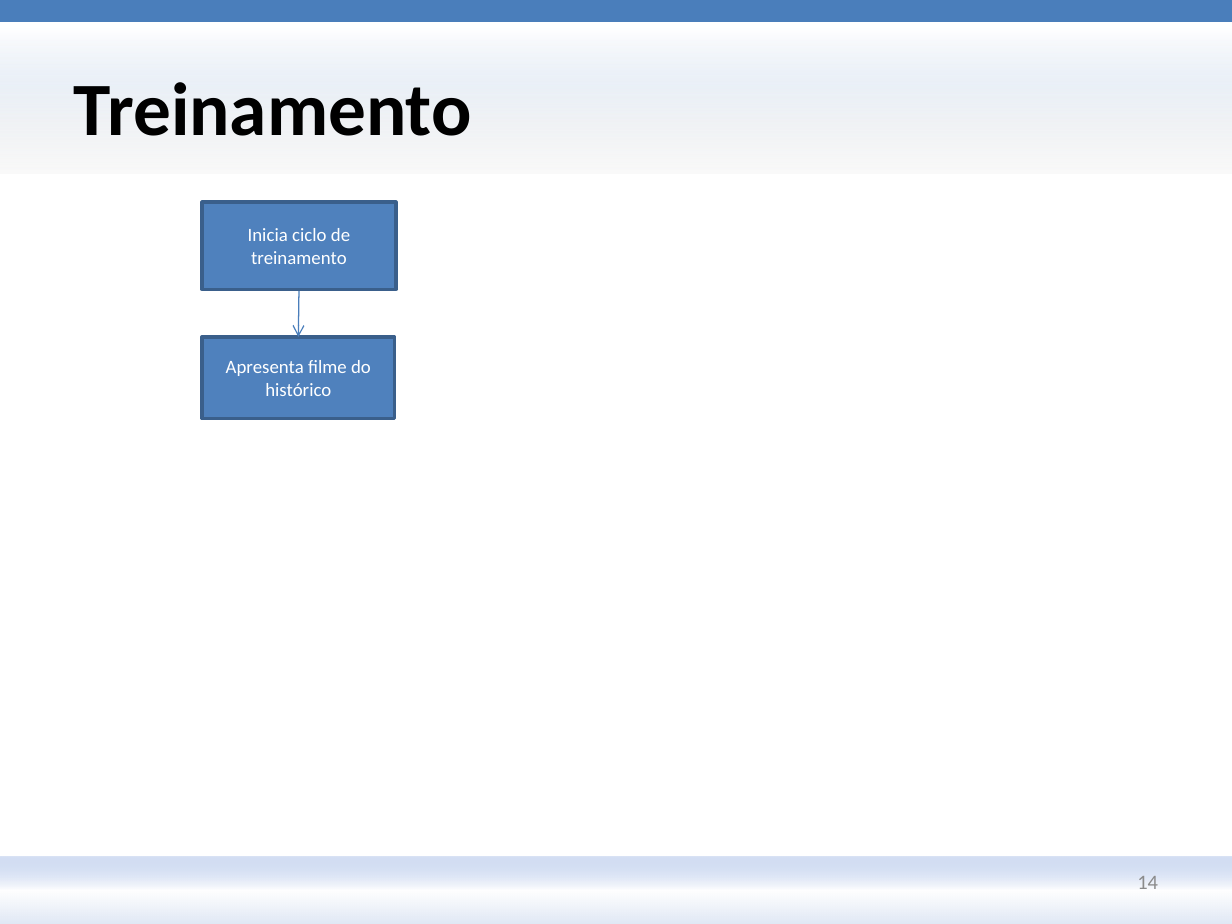
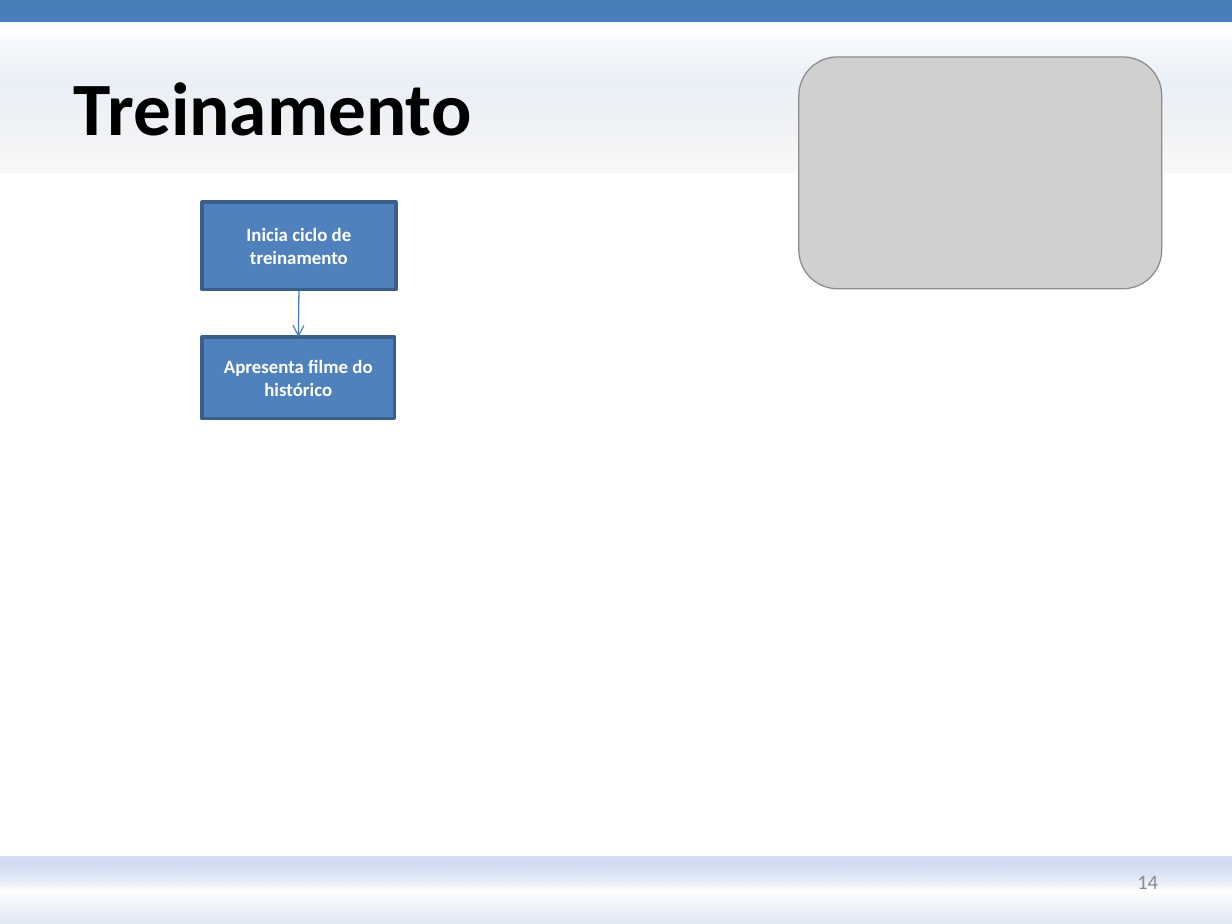
Before and after one commit to andersonberg/srsom, a slide deck: slide 14 of Apresentação/TCC_AndersonBerg_Apresentação_20091213_V3.pptx. Drawn at 1232x924 pixels with LibreOffice and Linux fonts; fonts in the diff are those of the drawing; grey boxes stand for pictures; background and template pictures are left out. Boxes give left, top, right and bottom in pixels: in the first picture for what was removed or moved away, otherwise in the second. Text is boxed around its words. In the diff, an @@ line names an element or a change of style, - is before the commit and + after.

```diff
--- a/Apresentação/TCC_AndersonBerg_Apresentação_20091213_V3.pptx
+++ b/Apresentação/TCC_AndersonBerg_Apresentação_20091213_V3.pptx
@@ picture added at <box>798,57,1162,288</box> @@
@@ rectangle "Inicia ciclo de treinamento" at <box>202,202,395,290</box>: bold on @@
@@ rectangle "Apresenta filme do histórico" at <box>202,336,394,418</box>: bold on @@
```
Also in this commit, not shown: 15 other slides changed, 3 slides added.
